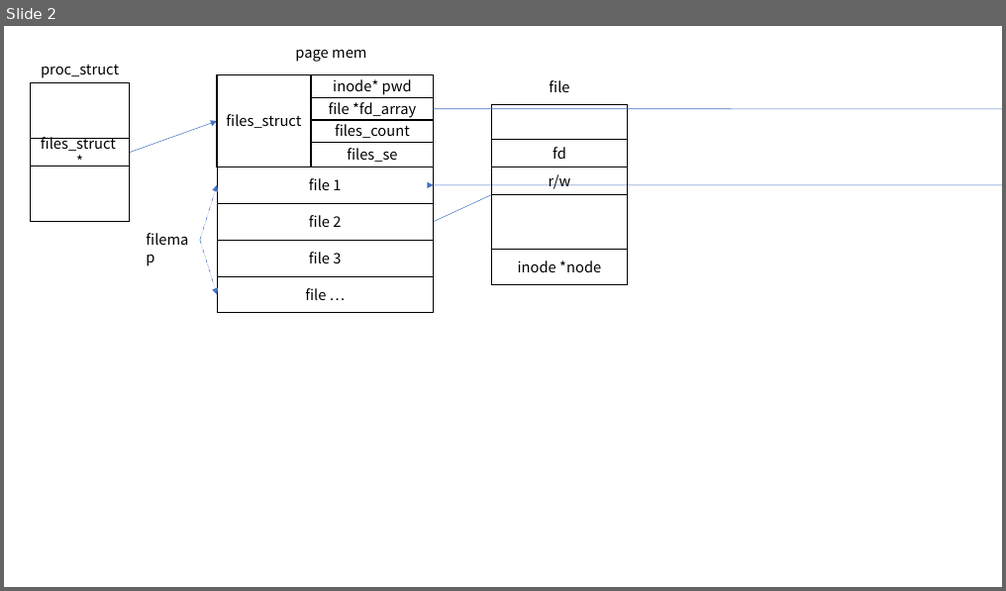
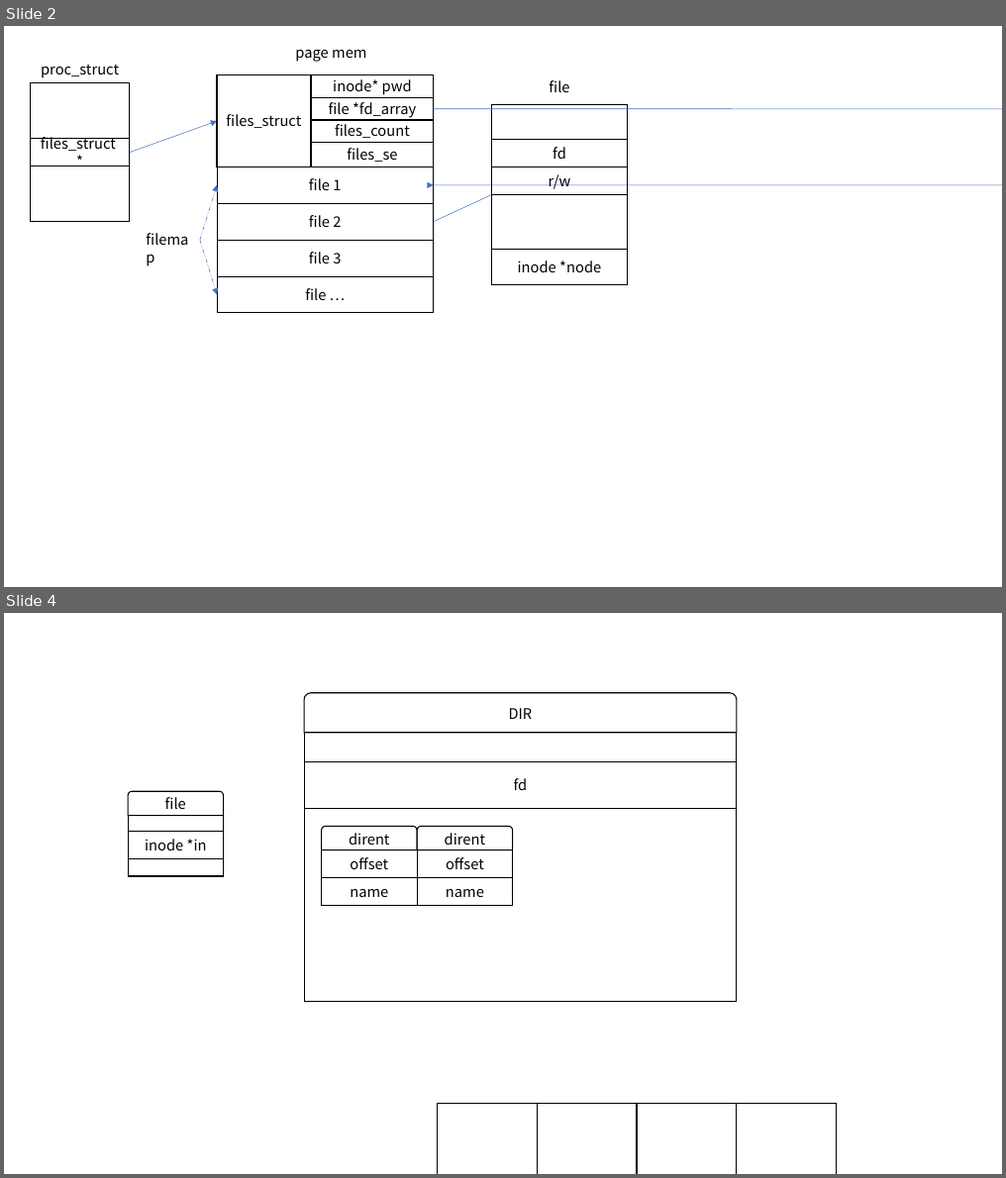
Before and after one commit to libinyl/lcore, a slide deck: 文件系统.pptx. Shown one above the other, each under a label of ours: slide 2 before the commit, slides 2 and 4 after it; the slides between them are not shown. The pictures are 1006x591 and 1006x1178 pixels, drawn with LibreOffice and Linux fonts; fonts in the diff are those of the drawing. Boxes give left, top, right and bottom in pixels: in the first picture for what was removed or moved away, otherwise in the second. Text is boxed around its words. In the diff, an @@ line names an element or a change of style, - is before the commit and + after.

```diff
--- a/文件系统.pptx
+++ b/文件系统.pptx
@@ slide 4 added at [4, 613, 1002, 1174], background #FFFFFF @@
@@ round same rect added at [304, 693, 737, 733], outline #000000 1 pt, 14 pt, text #000000 @@
+DIR
@@ rectangle added at [304, 733, 737, 1002], outline #000000 1 pt @@
@@ rectangle added at [304, 761, 737, 809], outline #000000 1 pt, 14 pt, text #000000 @@
+fd
@@ rectangle added at [129, 816, 224, 876], outline #000000 1 pt @@
@@ round same rect added at [129, 791, 224, 815], outline #000000 1 pt, 14 pt, text #000000 @@
+file
@@ rectangle added at [129, 832, 224, 860], outline #000000 1 pt, 14 pt, text #000000 @@
+inode *in
@@ group added at [322, 827, 417, 906]: 3 rectangles, 1 round same rect @@
+offset
+dirent
+name
@@ group added at [417, 827, 513, 906]: 3 rectangles, 1 round same rect @@
+offset
+dirent
+name
@@ group added at [437, 1103, 838, 1174]: 4 rectangles @@
```
Also in this commit, not shown: 1 slide changed, 1 other slide added, 1 slide removed, 10 other files.
